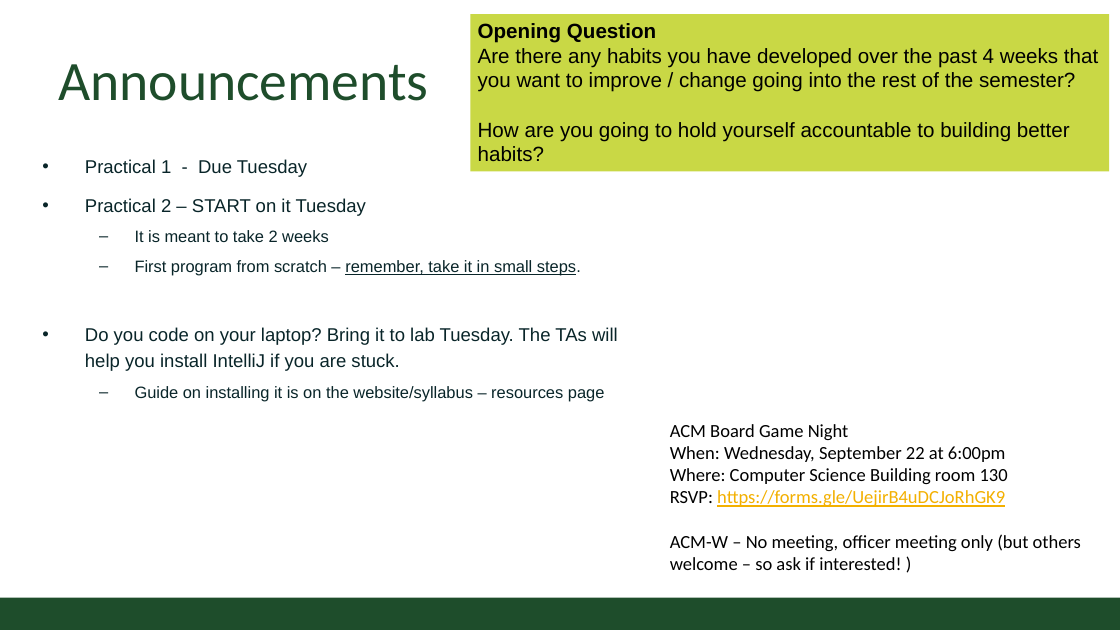
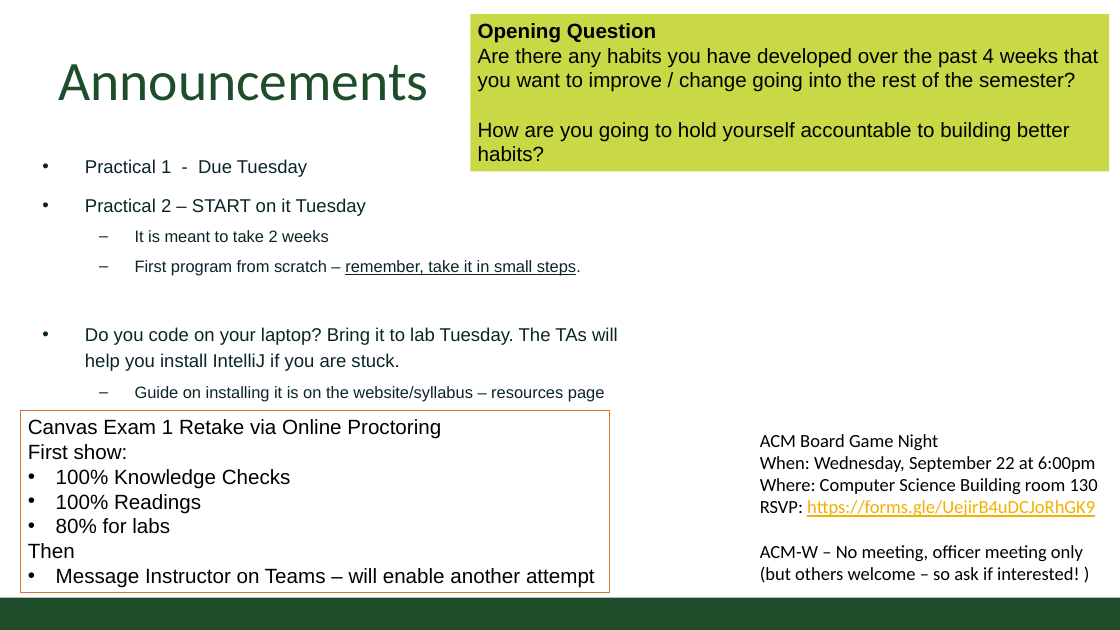
Before and after one commit to CSU-CompSci-CS163-4/Handouts, a slide deck: slide 2 of slides/On-Campus/05_01_Final_Types_Modulo.pptx. Drawn at 1120x630 pixels with LibreOffice and Linux fonts; fonts in the diff are those of the drawing; background and template pictures are left out. Boxes give left, top, right and bottom in pixels: in the first picture for what was removed or moved away, otherwise in the second. Text is boxed around its words. In the diff, an @@ line names an element or a change of style, - is before the commit and + after.

Commit message:
updated slides

```diff
--- a/slides/On-Campus/05_01_Final_Types_Modulo.pptx
+++ b/slides/On-Campus/05_01_Final_Types_Modulo.pptx
@@ rectangle added at box(21, 411, 610, 593), outline #D9782C 0.75 pt, 20 pt, text #000000 @@
+Canvas Exam 1 Retake via Online Proctoring
+First show:
+• 100% Knowledge Checks
+• 100% Readings
+• 80% for labs
+Then
+• Message Instructor on Teams – will enable another attempt
@@ text "ACM Board Game Night" rewrapped from box(670, 424, 1081, 570) to box(760, 434, 1098, 583) @@
```
Also in this commit, not shown: 2 other slides changed, 1 slide added, 1 other file.
